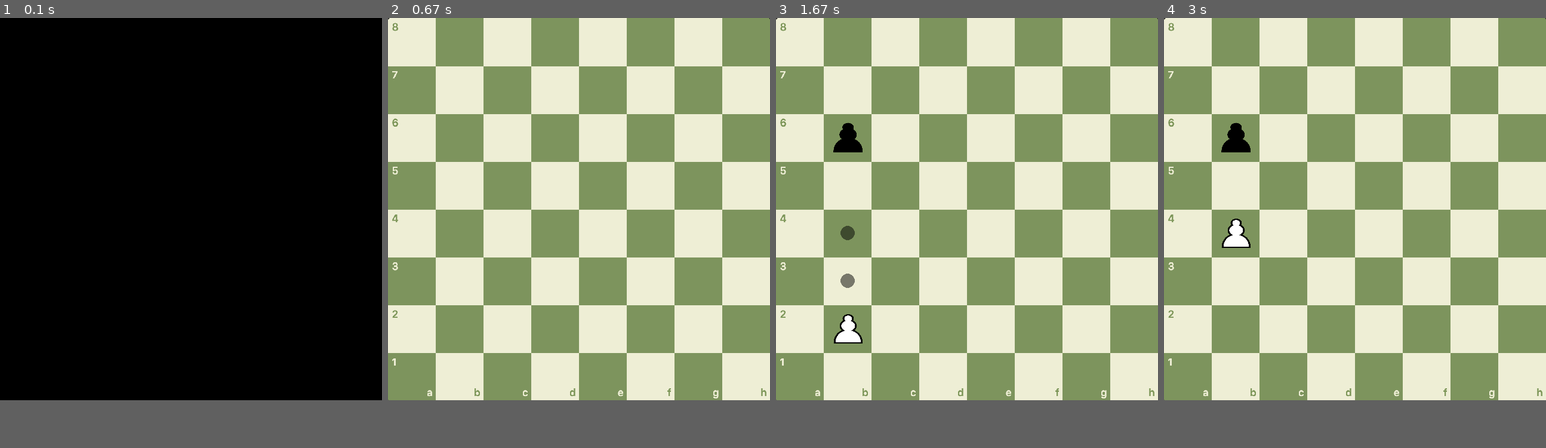
Above: before the commit, frames 1-4 (left to right).
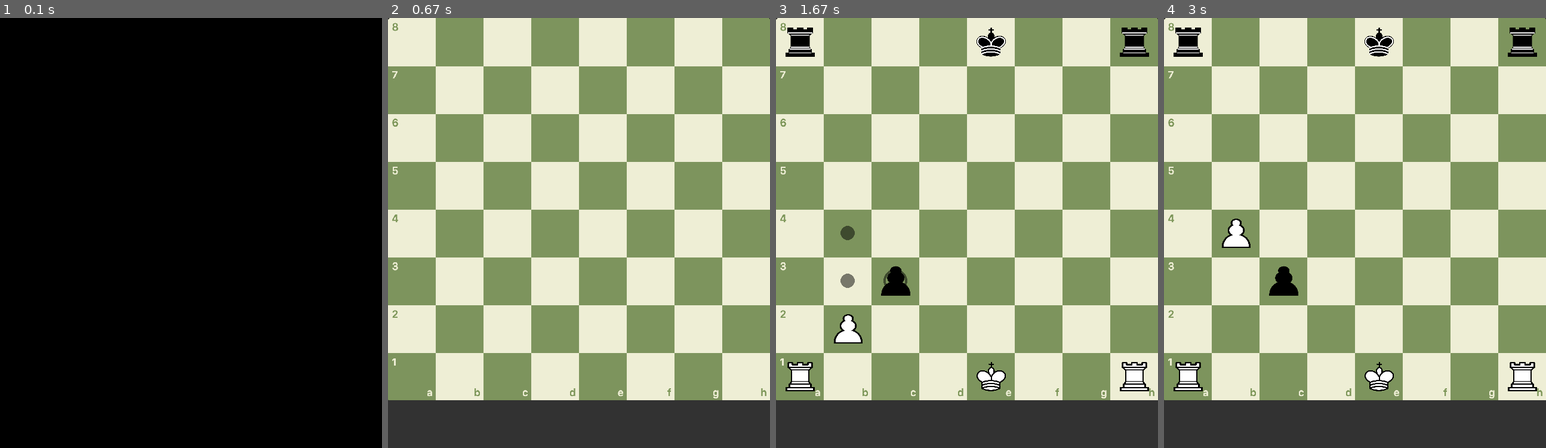
Above: after the commit, the same moments.

Repository: AdamAziz1998/chess
Game: pygame game, started from chess_pygame/game.py
Same seed, same stepped clock (60 frames per second), same inputs: the game is played once before the commit and once after it.
Inputs (mouse positions are in pixels of both pictures, inside the frame that each line leads up to):
- Up to frame 1 (0.1 s): no input
- Up to frame 2 (0.67 s): click (579, 233) at 0.38 s
- Up to frame 3 (1.67 s): click (875, 237) at 0.78 s; click (848, 331) at 1.23 s; move the mouse to (829, 220) at 1.53 s
- Up to frame 4 (3 s): click (1217, 220) at 1.73 s
In our replay, the window is 640x640 before the commit and 640x720 after it. These sizes can differ from the game's own. Grey fills any space a smaller window leaves; there, only what the larger window draws over its background counts as a difference.

The runs differ from the first frame. In frame 1, only the window size differs. In frame 2, only the window size differs. In frame 3, 2.9% of the frame differs, in the area x 2-98%, y 2-87%; in frame 4, 2.9%.

Commit message:
pins checks and some non sudo rules

Diff:
--- a/chess_pygame/game.py
+++ b/chess_pygame/game.py
@@ -12,7 +12,7 @@
     find_closest_center_to_click,
     coord_to_index
 )
-from gameplay.turn import make_move
+from gameplay.turn import turn
 from game_objects.board import board
 from legal_moves.legal import display_moves
 
@@ -34,23 +34,35 @@
     PIECE_WIDTH
 )
 
+board[0][7] = wr
+board[0][0] = wr
+board[0][4] = wk
+board[7][0] = br
+board[7][7] = br
+board[7][4] = bk
 board[1][1] = wp
-board[5][1] = bp
+board[2][2] = bp
 
 pygame.init()
 
 CENTER_COORDS = all_center_coords()
+UI_SPACE = 80
 WIDTH = 640
-HIEGHT = 640
+HIEGHT = 640 + UI_SPACE
 WIN = pygame.display.set_mode((WIDTH, HIEGHT))
 pygame.display.set_caption("Chess")
 FPS = 60
 
-BACKGROUND = pygame.transform.scale(pygame.image.load(os.path.join('images', 'board.png')), (WIDTH, HIEGHT))
+BACKGROUND = pygame.transform.scale(pygame.image.load(os.path.join('images', 'board.png')), (WIDTH, HIEGHT - UI_SPACE))
 PIECE_SELECTED = False
 TEAM = 'w'
 PREVIOUS_SELECTED_COORDS = (-10, -10)
 SELECTED_MOVES_INDEX = []
+moves = []
+dead_whites = []
+dead_blacks = []
+pawn_transform = False
+pawn_transform_piece = False
 
 def blit_pieces(board): #this will be in the order as the pieces below
     for i_row in range(8):
@@ -84,35 +96,101 @@
             pygame.draw.circle(circle1, (0, 0, 0, 128), (radius + 8, radius + 8), radius + 8, width=4)
             WIN.blit(circle1, pygame_move_coord)
 
+#pawn_transform will be false if no transformations are happening, otherwise it will be 'w' or 'b' to show what piece to
+#  choose to transform the pawn into
+def blit_UI(pawn_transform, dead_whites, dead_blacks):
+    #creating the UI background
+    color = (50, 50, 50)
+    pygame.draw.rect(WIN, color, pygame.Rect(0, HIEGHT - UI_SPACE, HIEGHT, WIDTH))
+    UI_imgs = []
+
+    if pawn_transform == 'w':
+        UI_imgs = [wr.image, wkn.image, wb.image, wq.image]
+    elif pawn_transform == 'b':
+        UI_imgs = [br.image, bkn.image, bb.image, bq.image]
+
+    if pawn_transform:
+        for UI_img in UI_imgs:
+            scaled_UI_img = pygame.transform.scale(pygame.image.load(os.path.join(DIR, UI_img)), (PIECE_WIDTH, PIECE_HEIGHT))
+            coord_unadj = array_coords_to_pygame_coords((0, UI_imgs.index(UI_img)))
+            coord_adj = (coord_unadj[0] + 320, coord_unadj[1] + 80)
+            WIN.blit(scaled_UI_img, coord_adj)
+
 def draw_window():
-    global PIECE_SELECTED, PREVIOUS_SELECTED_COORDS, SELECTED_MOVES_INDEX, TEAM, board
+    global PIECE_SELECTED, PREVIOUS_SELECTED_COORDS, SELECTED_MOVES_INDEX, TEAM
+    global board, moves, dead_whites, dead_blacks, pawn_transform, pawn_transform_piece
+    global index, move
 
     WIN.blit(BACKGROUND, (0, 0))
+    if not pawn_transform:
+        blit_UI(False, False, False)
+    else:
+        blit_UI(TEAM, False, False)
 
     event = pygame.event.wait()
     if event.type == pygame.MOUSEBUTTONDOWN:
         mouse_pos = pygame.mouse.get_pos()
 
-        #this finds the coordinate of the swquare clicked
-        square_center_coords = find_closest_center_to_click(CENTER_COORDS, mouse_pos)
-
-        #convert back to list index
-        index = coord_to_index(square_center_coords)
-
-        #if there is a piece in my team
-        if type(board[index[0]][index[1]]) != str and board[index[0]][index[1]].team == TEAM:
-            moves = display_moves(board, index)
-            PIECE_SELECTED = True
-            PREVIOUS_SELECTED_COORDS = index
-            SELECTED_MOVES_INDEX = [i.location_index for i in moves]
-
-        #also if this is a move square
-        elif index in SELECTED_MOVES_INDEX:
-            board = make_move(board, PREVIOUS_SELECTED_COORDS, index)
-
-        else:
-            PIECE_SELECTED = False
-            SELECTED_MOVES_INDEX = []
+        #if board is clicked
+        if mouse_pos[1] < HIEGHT - UI_SPACE and not pawn_transform:
+
+            #this finds the coordinate of the swquare clicked
+            square_center_coords = find_closest_center_to_click(CENTER_COORDS, mouse_pos)
+
+            #convert back to list index
+            index = coord_to_index(square_center_coords)
+
+
+            #if there is a piece in my team
+            if type(board[index[0]][index[1]]) != str and board[index[0]][index[1]].team == TEAM:
+                moves = display_moves(board, index)
+                PIECE_SELECTED = True
+                PREVIOUS_SELECTED_COORDS = index
+                SELECTED_MOVES_INDEX = [i.location_index for i in moves]
+
+            #also if this is a move square
+            elif index in SELECTED_MOVES_INDEX:
+                move = moves[SELECTED_MOVES_INDEX.index(index)]
+                if move.type != 't':
+                    board, TEAM = turn(board, PREVIOUS_SELECTED_COORDS, index, TEAM, move, False)
+                    SELECTED_MOVES_INDEX = []
+                    PIECE_SELECTED = False
+
+                else:
+                    pawn_transform = True
+
+            else:
+                PIECE_SELECTED = False
+                SELECTED_MOVES_INDEX = []
+        #if the UI is clicked and in pawn_tranform mode
+        elif mouse_pos[1] > HIEGHT - UI_SPACE and pawn_transform:
+            #part of the UI selected
+            x_mouse_pos = mouse_pos[0]
+
+            #trnasform to queen
+            if 640 - 80 < x_mouse_pos < 640:
+                pawn_transform_piece = wq if TEAM == 'w' else bq
+
+            #transform to bishop
+            elif 640 - 160 < x_mouse_pos < 640 - 80:
+                pawn_transform_piece = wb if TEAM == 'w' else bb
+
+            #transform to knight
+            elif 640 - 240 < x_mouse_pos < 640 - 160:
+                pawn_transform_piece = wkn if TEAM == 'w' else bkn
+
+            #transform to rook
+            elif 640 - 320 < x_mouse_pos < 640 - 240:
+                pawn_transform_piece = wr if TEAM == 'w' else br
+
+            if pawn_transform_piece:
+                board, TEAM = turn(board, PREVIOUS_SELECTED_COORDS, index, TEAM, move, pawn_transform_piece)
+                SELECTED_MOVES_INDEX = []
+                PIECE_SELECTED = False
+                pawn_transform = False
+                pawn_transform_piece = False
+
+
 
     if PIECE_SELECTED:
         moves = display_moves(board, PREVIOUS_SELECTED_COORDS)
--- a/game_objects/board.py
+++ b/game_objects/board.py
@@ -16,14 +16,15 @@
 board = [['  ' for i1 in range(8)] for i in range(8)]
 
 starting_board = [
-    [br, bkn, bb, bq, bk, bb, bkn, br],
-    [bp for i in range(8)],
+    [wr, wkn, wb, wq, wk, wb, wkn, wr],
+    [wp for i in range(8)],
     ['  ' for i in range(8)],
     ['  ' for i in range(8)],
     ['  ' for i in range(8)],
     ['  ' for i in range(8)],
-    [wp for i in range(8)],
-    [wr, wkn, wb, wq, wk, wb, wkn, wr]
+    [bp for i in range(8)],
+    [br, bkn, bb, bq, bk, bb, bkn, br]
+
 
 ]
 
--- a/gameplay/turn.py
+++ b/gameplay/turn.py
@@ -1,7 +1,9 @@
+from game_objects.pieces import wr, br
+
 #location_index is the current location of the piece
-def make_move(board, piece_location_index, move_location_index):
+def make_move(baord_array, piece_location_index, move_location_index, move, pawn_transform_piece):
     i, j = piece_location_index
-    piece = board[i][j]
+    piece = baord_array[i][j]
 
     if piece.move0:
         piece.move0 = False
@@ -10,30 +12,52 @@
     elif piece.move1:
         piece.move1 = False
 
-    board[i][j] = '  '
+    baord_array[i][j] = '  '
     i1, j1 = move_location_index
-    board[i1][j1] = piece
+    baord_array[i1][j1] = piece
 
-    return board
+    if move.type == 'p':
+        baord_array[i][j1] = '  '
+
+    elif move.type == 'kc':
+        baord_array[i][7] = '  '
+        if i == 0:
+            baord_array[i][5] = wr
+        else:
+            baord_array[i][5] = br
+
+    if move.type == 'qc':
+
+        baord_array[i][0] = '  '
+        if i == 0:
+            baord_array[i][3] = wr
+        else:
+            baord_array[i][3] = br
+
+    #this will be false unless the move is the pawn reaching the end of the file, and the pawn_transform input will be
+    #  the piece that the pawn transforms into
+    if pawn_transform_piece:
+        baord_array[i1][j1] = pawn_transform_piece
+
+    return baord_array
 
 #team_move is either 'w' or 'b'
-def turn(board, piece_location_index, move_location_index, team_move):
-    board1 = make_move(board, piece_location_index, move_location_index)
+# pawn_transform_piece will hold the piece that the pawn will trnasform to
+def turn(baord_array, piece_location_index, move_location_index, team_move, move, pawn_transform_piece):
+    baord_array1 = make_move(baord_array, piece_location_index, move_location_index, move, pawn_transform_piece)
     if team_move == 'w':
         team_move = 'b'
     else:
         team_move = 'w'
 
-    return board1, team_move
+    return baord_array1, team_move
 
 
-
-
-def checkmate_checker(board):
+def checkmate_checker(baord_array):
     pass
 
-def stale_mate_checker(board):
+def stale_mate_checker(baord_array):
     pass
 
-def draw_checker(board):
+def draw_checker(baord_array):
     pass
--- a/legal_moves/legal.py
+++ b/legal_moves/legal.py
@@ -3,6 +3,9 @@
 
 from legal_moves.sudo_legal import moves_piece_bounded
 from legal_moves.move_categories import Move, direction
+from gameplay.turn import make_move
+from game_objects.pieces import br, wr
+import copy
 
 def pawn_moves_filtered(sudo_moves):
     legal_moves = []
@@ -16,7 +19,7 @@
 def double_first_pawn_move(piece, board, location_index):
     if piece.move0:
         #if starting on the upper side of the board
-        if location_index == 6:
+        if location_index[0] == 6:
             square_infront1 = board[location_index[0] - 1][location_index[1]]
             square_infront2 = board[location_index[0] - 2][location_index[1]]
             new_loc = (location_index[0] - 2, location_index[1])
@@ -38,58 +41,141 @@
 
     return move
 
-def en_passant(board, location_index, piece, current_moves):
+def check_en_passant_available(board, dir, location_index):
+    if dir == 'l':
+        square = board[location_index[0]][location_index[1] - 1]
+        if type(square) != str and square.type == 'p' and square.move1:
+            return True
+        else:
+            return False
+    else:
+        square = board[location_index[0]][location_index[1] + 1]
+        if type(square) != str and square.type == 'p' and square.move1:
+            return True
+        else:
+            return False
+
+def en_passant(board, location_index, piece):
     #if in the right location and piece to the left is en-passantable
+    move = False
+
+    if piece.team == 'b':
+        dir = -1
+    else:
+        dir = 1
+
     if location_index[0] == 3 or location_index[0] == 4:
         if location_index[1] == 7:
-            piece_to_right = False
-            piece_to_left = board[location_index[0]][location_index[1] - 1]
+            passant_to_left = check_en_passant_available(board, 'l', location_index)
+            if passant_to_left:
+                move = Move(location_index, (location_index[0] + dir, location_index[1] - 1), 'p', 1, 'l')
         elif location_index[1] == 0:
-            piece_to_right = board[location_index[0]][location_index[1] + 1]
-            piece_to_left = False
-        else:
-            piece_to_right = board[location_index[0]][location_index[1] + 1]
-            piece_to_left = board[location_index[0]][location_index[1] - 1]
-
-        if False:#need to continue here as i was too tired to contiunue
-            pass
-
-
-    #if in the right location and piece to the right is en-passantable
-    elif False:
-        pass
-
-    else:
-        passant_move = False
-
-    return passant_move
-
-
-def king_side_castling(board, sudo_moves, piece):
-    pass
-
-def queen_side_castleing(board, sudo_moves):
-    pass
-
-def end_of_file_pawn(board, sudo_moves, new_piece_type):
-    pass
-
-def check_checker(board):
-    pass
-
-def check_move_filter(board, all_moves):
-    pass
+            passant_to_right = check_en_passant_available(board, 'r', location_index)
+            if passant_to_right:
+                move = Move(location_index, (location_index[0] + dir, location_index[1] + 1), 'p', 1, 'r')
+        else:
+            passant_to_right = check_en_passant_available(board, 'r', location_index)
+            passant_to_left = check_en_passant_available(board, 'l', location_index)
+            if passant_to_right:
+                move = Move(location_index, (location_index[0] + dir, location_index[1] + 1), 'p', 1, 'r')
+
+            if passant_to_left:
+                move = Move(location_index, (location_index[0] + dir, location_index[1] - 1), 'p', 1, 'l')
+
+    return move
+
+def king_side_castling(board, piece):
+    move = False
+    if piece.team == 'w' and board[0][6] == '  ' and board[0][5] == '  ' and piece.move0:
+        potential_white_rook = board[0][7]
+        if type(potential_white_rook) != str and potential_white_rook.move0:
+            move =  Move((0, 4), (0, 6), 'kc', 2, 'r')
+
+    elif piece.team == 'b' and board[7][6] == '  ' and board[7][5] == '  ' and piece.move0:
+        potential_black_rook = board[7][7]
+        if type(potential_black_rook) != str and potential_black_rook.move0:
+            move =  Move((7, 4), (7, 6), 'kc', 2, 'r')
+    return move
+
+def queen_side_castling(board, piece):
+    move = False
+    if piece.team == 'w' and board[0][3] ==  board[0][2] == board[0][1] == '  ' and piece.move0:
+        potential_white_rook = board[0][0]
+        if type(potential_white_rook) != str and potential_white_rook.move0:
+            move =  Move((0, 4), (0, 2), 'qc', 2, 'l')
+    elif piece.team == 'b' and board[7][3] == board[7][2] == board[7][1] == '  ' and piece.move0:
+        potential_black_rook = board[7][0]
+        if type(potential_black_rook) != str and potential_black_rook.move0:
+            move =  Move((7, 4), (7, 2), 'qc', 2, 'l')
+    return move
+
+def end_of_file_pawn(location_index, piece, moves):
+    if (location_index[0] == 1 or location_index[0] == 6) and not piece.move0:
+        for end_move in moves:
+            end_move.type = 't'
+    return moves
+
+#check this
+def opponent_view(board):
+    view = []
+    for row in range(len(board)):
+        for el in range(len(board)):
+            if board[row][el] != '  ' :
+                location_index = (row, el)
+                moves = moves_piece_bounded(board, location_index)
+                new_views = [move.location_index for move in moves if move.location_index not in view]
+                view += new_views
+    return view
+
+def check_checker(board, king_location_index):
+    ki, kj = king_location_index
+    view = opponent_view(board)
+    return True if (ki, kj) in view else False
+
+def check_filter(board, moves, king_location_index, location_index, team):
+    checked_moves = []
+    for move in moves:
+        #pretend move taken and check for a check
+        #board_copy = [[j for j in i] for i in board]
+        board_copy = copy.deepcopy(board)
+        if move.type == 't':
+            pawn_transform_piece = br if team == 'b' else wr
+        else:
+            pawn_transform_piece = False
+
+        sudo_move = make_move(board_copy, location_index, move.location_index, move, pawn_transform_piece)
+
+        if king_location_index == location_index:
+            post_move_checker = check_checker(sudo_move, move.location_index)
+        else:
+            post_move_checker = check_checker(sudo_move, king_location_index)
+
+        if not post_move_checker:
+            checked_moves.append(move)
+    return checked_moves
 
 def pins(board):
     pass
 
-
+def king_find(board, team):
+    found = False
+    king_coords = (0,0)
+    for i in range(len(board)):
+        for j in range(len(board)):
+            if type(board[i][j]) != str and board[i][j].type == 'k' and board[i][j].team == team:
+                found = True
+                king_coords = (i, j)
+                break
+
+        if found:
+            break
+    return king_coords
 
 
 def legal_moves(board, location_index):
     moves = moves_piece_bounded(board, location_index)
-
     piece = board[location_index[0]][location_index[1]]
+    team = piece.team
 
     if piece.type == 'p':
         moves = pawn_moves_filtered(moves)
@@ -98,14 +184,27 @@
         if doubled_move:
             moves.append(doubled_move)
 
-        #passant_move = en_passant()
-        #if passant_move:
-        #    moves.append(passant_move)
+        passant_move = en_passant(board, location_index, piece)
+        if passant_move:
+            moves.append(passant_move)
+
+        moves = end_of_file_pawn(location_index, piece, moves)
+
+    elif piece.type == 'k':
+        king_side_castle = king_side_castling(board, piece)
+        if king_side_castle:
+            moves.append(king_side_castle)
+        queen_side_castle = queen_side_castling(board, piece)
+        if queen_side_castle:
+            moves.append(queen_side_castle)
+
+    king_location_index = king_find(board, team)
+    ki, kj = king_location_index
+    king = board[ki][kj]
+    team = king.team
+    moves = check_filter(board, moves, king_location_index, location_index, team)
 
     return moves
-
-
-
 
 def display_moves(board, location_index):
     i, j = location_index
@@ -122,3 +221,8 @@
         board[i][j] = move.type
 
     return board
+
+
+#the ai will use minimax algorithm, it can also be anhanced with alpha beta pruning
+#also downloading many gm games can help for the first 3-10 moves ish
+#remember to avoid stalemate
--- a/legal_moves/move_categories.py
+++ b/legal_moves/move_categories.py
@@ -47,7 +47,8 @@
 
     return dir
 
-#move types are 'k' and 'x ' meaning kill move and move with no kill
+#move types are 'k' and 'x ' meaning kill move and move with no kill,
+# maybe will have 'p' for passant and 'c' for castle and 't' for when a pawn changes to a new piece at end of path
 #direction consists of u for up d for down l for left r for right
 # and a combination of the previous ending with d representing a diagonal movement for example dld meaning down-left diagonal
 class Move:
--- a/legal_moves/sudo_legal.py
+++ b/legal_moves/sudo_legal.py
@@ -41,7 +41,6 @@
 
     if piece_type == 'r':
         moves = rook_moves_unbounded(location_index)
-
 
     if piece_type == 'n':
         moves = knight_moves_unbounded(location_index)
